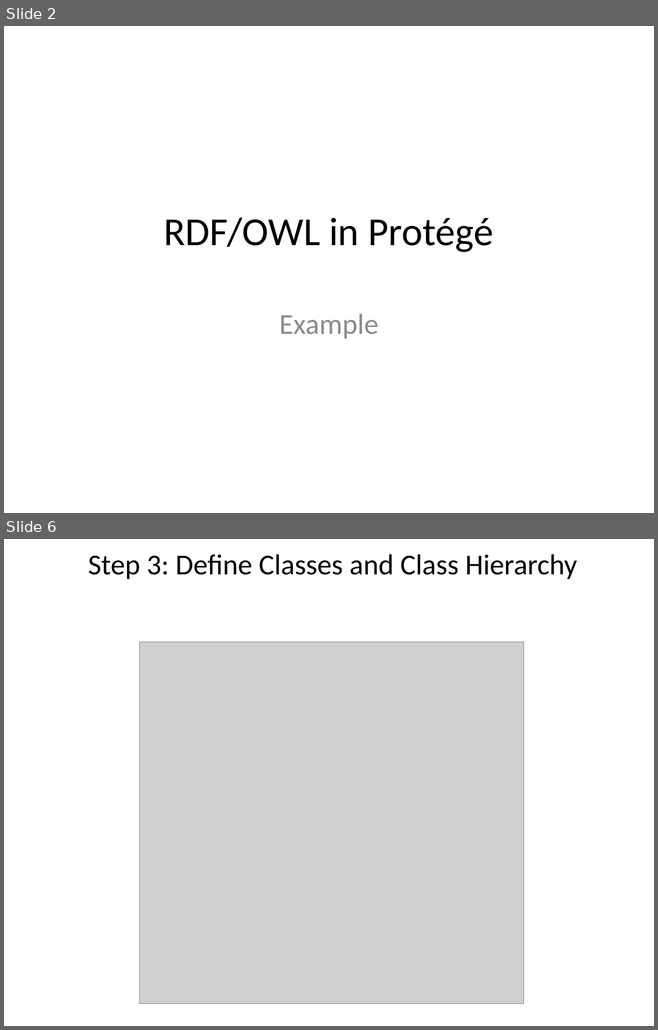
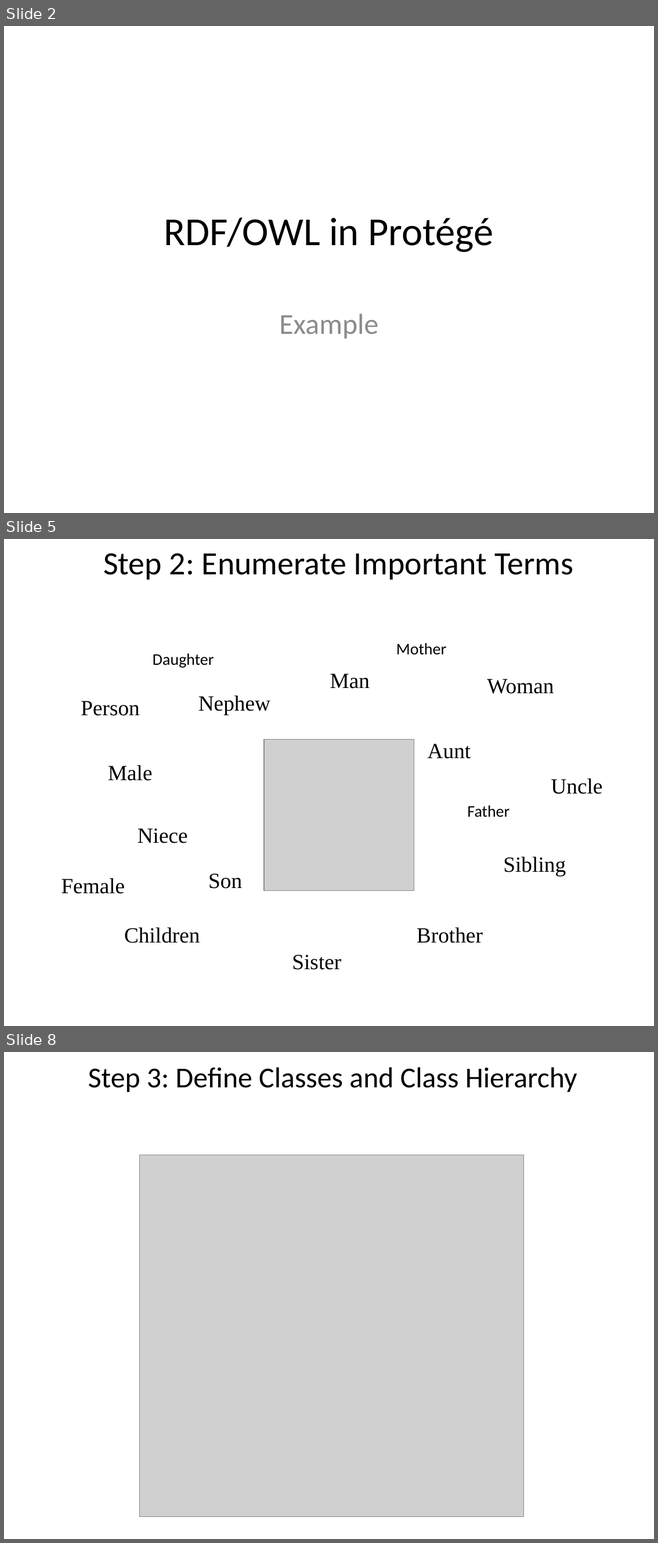
Before and after one commit to selminessrine/faculty-semweb, a slide deck: doc/workshop/WS3-[Lab1] Ontology Building in Action.pptx. Shown one above the other, each under a label of ours: slides 2 and 6 before the commit, slides 2, 5 and 8 after it; the slides between them are not shown. The pictures are 658x1030 and 658x1543 pixels, drawn with LibreOffice and Linux fonts; fonts in the diff are those of the drawing; grey boxes stand for pictures. Boxes give left, top, right and bottom in pixels: in the first picture for what was removed or moved away, otherwise in the second. Text is boxed around its words. In the diff, an @@ line names an element or a change of style, - is before the commit and + after.

```diff
--- a/doc/workshop/WS3-[Lab1] Ontology Building in Action.pptx
+++ b/doc/workshop/WS3-[Lab1] Ontology Building in Action.pptx
@@ slide 5 added at box(4, 539, 654, 1026), background #FFFFFF @@
@@ text added at box(103, 553, 573, 580), 36 pt, text #000000 @@
+Step 2: Enumerate Important Terms
@@ text added at box(396, 643, 446, 655), 18 pt, text #000000 @@
+Mother
@@ text added at box(152, 653, 214, 668), 18 pt, text #000000 @@
+Daughter
@@ text added at box(198, 696, 270, 715), 24 pt, text #000000 @@
+Nephew
@@ picture added at box(264, 739, 414, 890) @@
@@ text added at box(467, 805, 509, 817), 18 pt, text #000000 @@
+Father
@@ text added at box(137, 828, 188, 843), 24 pt, text #000000 @@
+Niece
@@ text added at box(208, 874, 242, 889), 24 pt, text #000000 @@
+Son
@@ group added at box(61, 674, 602, 970): 11 texts @@
+Aunt
+Man
+Woman
+Male
+Sister
+Person
+Brother
+Female
+Uncle
+Sibling
+Children
@@ what was slide 6 is now slide 8 @@
```
Also in this commit, not shown: 2 slides changed, 2 other slides added, 1 slide removed, 2 other files.
